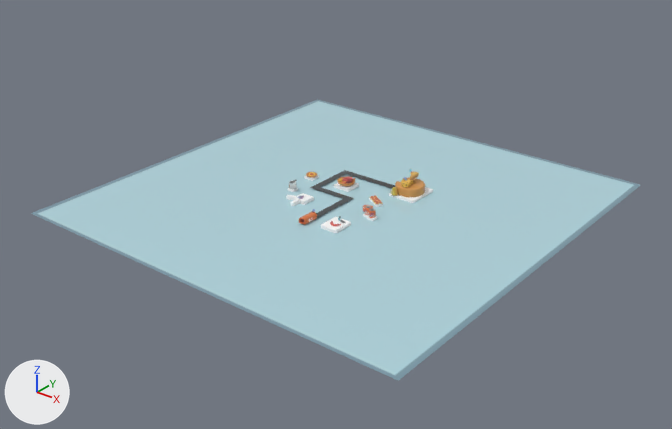
The OBJ model mge_v18_student_version/assets/mge/models/Levels/TutotialLevel/layer1.obj: old version first, new version second.
Before and after are seen from a 50 mm camera at (143.9, -184.3, 108.0) aimed at (1.2, -6.0, -2.5). Lighting does not change. The marker at lower left points along +X, +Y and +Z. Where no turn or scale is listed for an object, it has been applied to the vertices. Vertices at the same position are counted once.

The first picture shows 'layer1'.
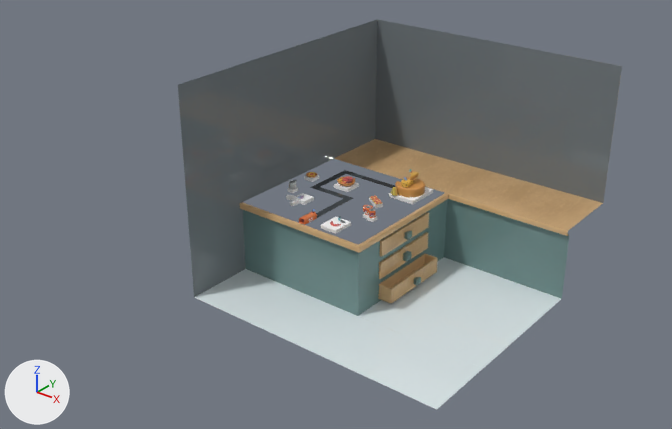
The change, as JSON lines over the scene's bpy script:
```json
{"op": "add", "block": "img_bg_kitchen_table_thing_1_lambert1_albedotransparency_png", "code": ["img_bg_kitchen_table_thing_1_lambert1_albedotransparency_png = load_image('BG_Kitchen_Table_Thing_1_lambert1_AlbedoTransparency.png', 'BG_Kitchen_Table_Thing_1_lambert1_AlbedoTransparency.png', 2048, 2048, 'sRGB')"]}
{"op": "add", "block": "mat_lambert32", "code": ["mat_lambert32 = principled_material('lambert32')", "mat_lambert32.texture = img_bg_kitchen_table_thing_1_lambert1_albedotransparency_png", "mat_lambert32.roughness = 0.0"]}
{"block": "me_layer1", "where": "# used by ob_layer1; location = (0.0, 0.0, 0.0)"}
{"op": "remove", "block": "me_layer1", "code": "me_layer1.from_pydata(...)  # 11017 vertices, 21438 faces; spans x -60.0..60.0, y -60.0..60.0, z -0.6..7.6"}
{"op": "add", "block": "me_layer1", "code": "me_layer1.from_pydata(...)  # 11179 vertices, 21727 faces; spans x -20.6..56.9, y -39.8..41.1, z -21.0..38.4"}
{"block": "me_layer1", "change": "me_layer1 part 1: a new loose piece of 160 vertices spanning x -20.6..56.9, y -20.9..41.1, z -21.0..38.4, in mat_lambert32 (picture img_bg_kitchen_table_thing_1_lambert1_albedotransparency_png)"}
{"block": "me_layer1", "change": "me_layer1 part 2"}
{"block": "me_layer1", "change": "4 vertices are removed from x -60.0..60.0, y -60.0..60.0, z -0.3"}
{"block": "me_layer1", "change": "164 faces are deleted"}
{"block": "me_layer1", "change": "10 vertices move within x -15.0..12.1, y -8.7..15.2, z 0.5..3.4"}
{"block": "me_layer1", "change": "6 vertices are added at (-20.4, -39.8, -20.9), (-20.4, -39.8, 38.4), (56.9, -39.8, -20.9), (-20.4, -19.8, -20.9), (-20.4, -19.8, 38.4), (56.9, -19.8, -20.9)"}
{"block": "me_layer1", "change": "22 new faces join them, mat_cheesy_bites1 (picture img_cheeseybites_png)"}
{"block": "me_layer1", "change": "7 new faces join them, mat_sidecheese2 (picture img_sidecheese_png)"}
{"block": "me_layer1", "change": "66 new faces join them, mat_meat_steak (picture img_meat_steak_png)"}
{"block": "me_layer1", "change": "15 new faces join them, mat_spoon1 (picture img_spoon_png)"}
{"block": "me_layer1", "change": "25 new faces join them, mat_mousetexture_31 (picture img_mousetexture_png)"}
{"block": "me_layer1", "change": "10 new faces join them, mat_mug1 (picture img_mug_png)"}
{"block": "me_layer1", "change": "17 new faces join them, mat_bigo_cheesy (picture img_bigo_cheesy_png)"}
{"block": "me_layer1", "change": "4 new faces join them, mat_lambert32 (picture img_bg_kitchen_table_thing_1_lambert1_albedotransparency_png)"}
{"op": "remove", "block": "me_layer1", "code": "me_layer1.materials.append(mat_background)  # picture img_bg_png"}
{"op": "add", "block": "me_layer1", "code": "me_layer1.materials.append(mat_lambert32)  # picture img_bg_kitchen_table_thing_1_lambert1_albedotransparency_png"}
```

Boxes (x1, y1, x2, y2) around the edits, measured in the pictures (672 x 429 px; the box of a moved part takes in the faces that stretch with it):
```json
{"object": "layer1", "change": "reshaped", "before": [31, 99, 641, 381], "after": [178, 19, 622, 410]}
{"part": 1, "of": "me_layer1", "change": "added", "after": [236, 19, 622, 368]}
{"part": 2, "of": "me_layer1", "change": "moved or reshaped", "before": [31, 99, 641, 381], "after": [178, 66, 483, 410]}
```
